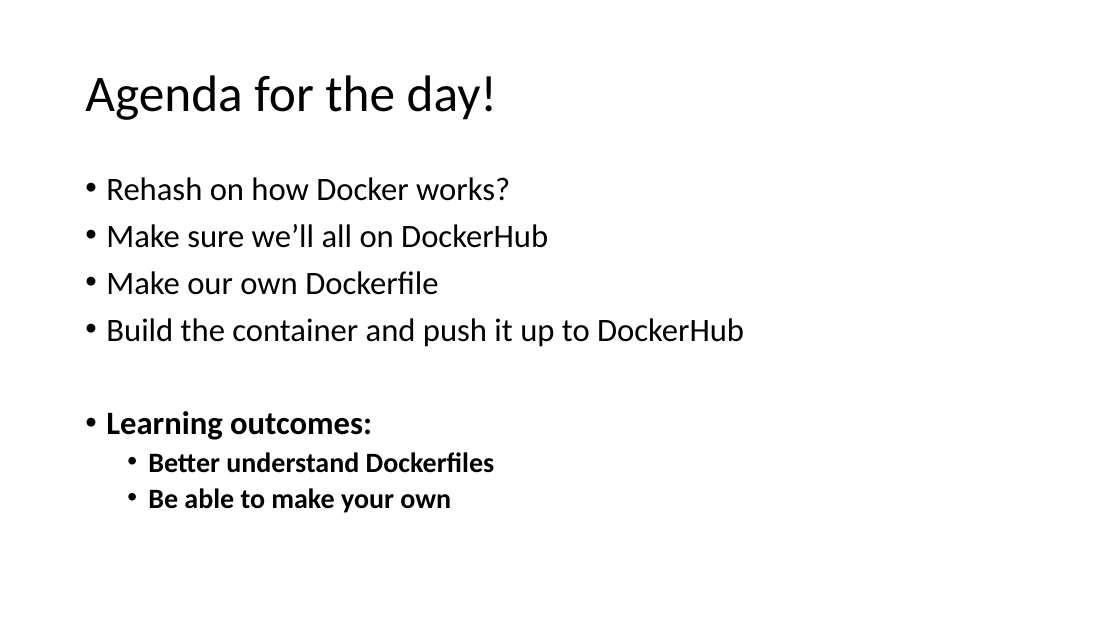
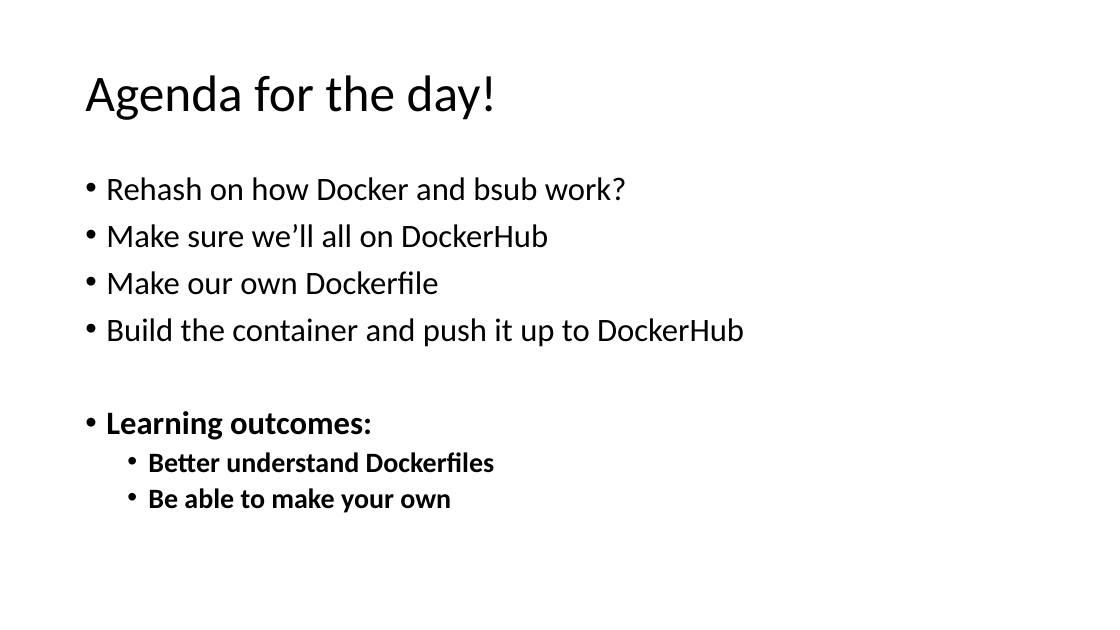
Before and after one commit to GregePorter/RIS-quickstart, a slide deck: slide 3 of slides/triads-ris-workshop-day-3.pptx. Drawn at 1120x630 pixels with LibreOffice and Linux fonts; fonts in the diff are those of the drawing. Boxes give left, top, right and bottom in pixels: in the first picture for what was removed or moved away, otherwise in the second. Text is boxed around its words. In the diff, an @@ line names an element or a change of style, - is before the commit and + after.

```diff
--- a/slides/triads-ris-workshop-day-3.pptx
+++ b/slides/triads-ris-workshop-day-3.pptx
@@ text at <box>106,177,627,201</box>: text changed @@
-• Rehash on how Docker works?
+• Rehash on how Docker and bsub work?
```
Also in this commit, not shown: 3 other slides changed, 2 slides added, 2 other files.
